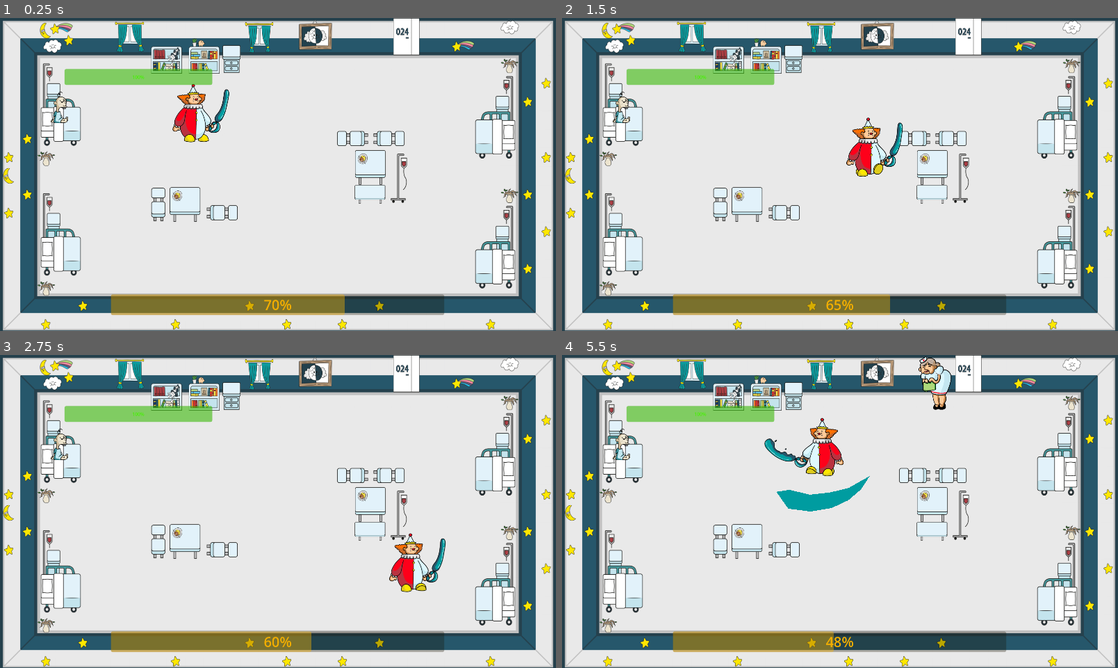
Above: before the commit, frames 1-4 (two rows, left to right).
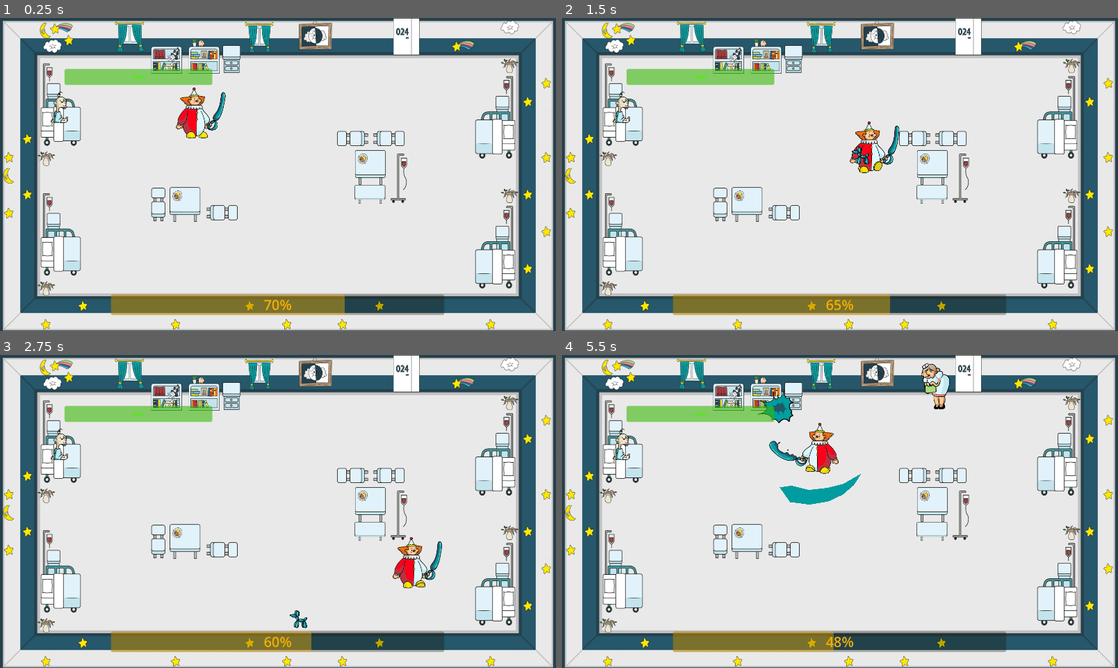
Above: after the commit, the same moments.

Repository: LorenzoFerri/GameJam2024
Game: Godot game, scene res://game.tscn
The game is run twice, just before and just after one commit, with the same random seed, the same clock (stepped at 60 frames per second) and the same inputs. This scene is started directly instead of the project's main scene.
Inputs (mouse positions are in pixels of both pictures, inside the frame that each line leads up to):
- Up to frame 1 (0.25 s): no input
- Up to frame 2 (1.5 s): tap Enter (next) at 0.5 s; move the mouse to (962, 158) at 0.52 s; hold D (move_right) 0.53-1.28 s; click (962, 158) at 0.6 s; tap Q (doggo, bound only after the commit) at 0.8, 1.35 s; move the mouse to (728, 190) at 1.27 s; hold S (move_down) from 1.28 s (still down)
- Up to frame 3 (2.75 s): click (166, 527) at 1.55 s; move the mouse to (333, 442) at 2.02 s; release S (move_down) at 2.03 s; hold D (move_right) from 2.03 s (still down); click (333, 442) at 2.1 s; tap Q (doggo, bound only after the commit) at 2.3 s
- Up to frame 4 (5.5 s): move the mouse to (812, 574) at 2.77 s; release D (move_right) at 2.78 s; hold W (move_up) 2.78-3.53 s; tap Shift (dash) at 2.85 s; click (812, 574) at 3.05 s; move the mouse to (1006, 558) at 3.52 s; hold A (move_left) 3.53-5.03 s; tap Enter (next) at 3.6 s; tap Q (doggo, bound only after the commit) at 3.8, 4.35, 5.3 s; move the mouse to (673, 464) at 4.27 s; click (673, 464) at 4.55 s; move the mouse to (867, 511) at 5.02 s; hold S (move_down) from 5.03 s (still down); click (867, 511) at 5.1 s

The runs differ from the first frame. In frame 1, 0.7% of the frame differs, in the area x 31-42%, y 21-40%; in frame 2, 0.8%; in frame 3, 0.8%; in frame 4, 2.2%, in the area x 35-70%, y 0-50%.

Commit message:
doggo

Diff:
--- a/components/AIComponent.gd
+++ b/components/AIComponent.gd
@@ -13,6 +13,8 @@
 @onready var sprite = get_parent().get_node("Sprite")
 @onready var hitbox: Area2D = get_parent().get_node("HitBox")
 @onready var hitbox_polygon = get_parent().get_node("HitboxPolygon")
+
+var saved_bisturi_destination = Vector2(0, 0)
 
 # Called when the node enters the scene tree for the first time.
 func _ready():
@@ -52,13 +54,14 @@
 		if sprite.get_frame() == 5:
 			hitbox_polygon.visible = true
 	else:
+		if sprite.get_frame() == 3:
+			saved_bisturi_destination = get_parent().target.global_position
 		if sprite.get_frame() == 5:
 			var bisturi = bisturi_scene.instantiate()
 			bisturi.attack_damage = attack_damage
 			bisturi.global_position = get_parent().global_position
-			bisturi.target = get_parent().target
-			#bisturi.rotation_degrees = atan(get_parent().target.global_position.y / get_parent().target.global_position.x)
-			print(bisturi.rotation)
+			bisturi.global_position.y -= 200
+			bisturi.destination = saved_bisturi_destination
 			get_parent().add_sibling(bisturi)
 
 func hit_body(body):
--- a/enemies/Bisturi.gd
+++ b/enemies/Bisturi.gd
@@ -2,12 +2,8 @@
 
 
 @export var movement_speed = 350.0
-var target: Node2D
 var destination: Vector2
 var attack_damage: float
-
-func _ready():
-	destination = target.global_position
 
 func _physics_process(delta):
 
--- a/enemies/Dottore.tscn
+++ b/enemies/Dottore.tscn
@@ -45,7 +45,7 @@
 }],
 "loop": true,
 "name": &"attack",
-"speed": 9.0
+"speed": 6.0
 }, {
 "frames": [{
 "duration": 1.0,
@@ -93,7 +93,7 @@
 height = 265.0
 
 [node name="Dottore" type="CharacterBody2D"]
-scale = Vector2(0.8, 0.8)
+scale = Vector2(0.7, 0.7)
 collision_layer = 2
 collision_mask = 2
 script = ExtResource("1_s8s06")
@@ -146,8 +146,8 @@
 }
 
 [node name="HurtBox" type="Area2D" parent="."]
-collision_layer = 3
-collision_mask = 3
+collision_layer = 7
+collision_mask = 7
 
 [node name="CollisionShape2D" type="CollisionShape2D" parent="HurtBox"]
 position = Vector2(15, -106.25)
--- a/enemies/Infermiera.tscn
+++ b/enemies/Infermiera.tscn
@@ -100,7 +100,7 @@
 height = 265.0
 
 [node name="Infermiera" type="CharacterBody2D"]
-scale = Vector2(0.8, 0.8)
+scale = Vector2(0.7, 0.7)
 collision_layer = 2
 collision_mask = 3
 script = ExtResource("1_rwjce")
@@ -150,8 +150,8 @@
 }
 
 [node name="HurtBox" type="Area2D" parent="."]
-collision_layer = 3
-collision_mask = 3
+collision_layer = 7
+collision_mask = 7
 
 [node name="CollisionShape2D" type="CollisionShape2D" parent="HurtBox"]
 position = Vector2(15, -106.25)
--- /dev/null
+++ b/features/doggo/doggo.gd
@@ -0,0 +1,61 @@
+extends CharacterBody2D
+
+
+@export var movement_speed = 350.0
+@export var attack_range = 500.0
+@export var duration_seconds = 1.5
+var direction: Vector2
+var attack_damage: float = 10.0
+var can_move: bool = true
+
+func _ready():
+	velocity = direction * movement_speed
+	if velocity.x > 0:
+		$Sprite2D.flip_h = false
+	else:
+		$Sprite2D.flip_h = true
+		global_position.x -= 256
+
+
+func _physics_process(delta):
+	duration_seconds -= delta
+
+	if duration_seconds <= 0:
+		can_move = false
+		$Sprite2D.play("explosion")
+
+	if not can_move:
+		return
+
+	$Sprite2D.play("walk")
+	velocity = direction * movement_speed
+
+	move_and_slide()
+
+
+func hit_area(area):
+	if area.get_name() == "HitBox":
+		return
+	var hpComp = area.get_parent().get_node_or_null("HealthComponent")
+	if hpComp != null:
+		hpComp.take_damage(attack_damage)
+		area.get_parent().get_parent().increase_frenzy(6)
+		queue_free()
+
+
+
+func _on_sprite_2d_frame_changed():
+	if $Sprite2D.animation == "explosion":
+		$Sprite2D.scale += Vector2(0.1, 0.1)
+		if $Sprite2D.frame == 3:
+			for area in $Area2D.get_overlapping_areas():
+				hit_area(area)
+			queue_free()
+
+
+func _on_detonate_area_area_entered(area):
+	if area.get_parent().get_name() == "Player":
+		return
+	if area.get_name() == "HitBox":
+		return
+	duration_seconds = 0
--- /dev/null
+++ b/features/doggo/doggo.tscn
@@ -0,0 +1,82 @@
+[gd_scene load_steps=11 format=3 uid="uid://cpl3ba7xq5684"]
+
+[ext_resource type="Script" path="res://features/doggo/doggo.gd" id="1_e4uw5"]
+[ext_resource type="Texture2D" uid="uid://dgifq1u0ilqfn" path="res://assets/Cane fatto bene.png" id="1_i5lym"]
+[ext_resource type="Texture2D" uid="uid://dudmlrjrt0sef" path="res://assets/exploggo/IMG_1555.png" id="2_ead24"]
+[ext_resource type="Texture2D" uid="uid://xce85st013vu" path="res://assets/Cane fatto bene - Copy.png" id="2_k7jh0"]
+[ext_resource type="Texture2D" uid="uid://3uwp2kl23s4j" path="res://assets/exploggo/IMG_1556.png" id="3_qh18b"]
+[ext_resource type="Texture2D" uid="uid://b3js4321gn42a" path="res://assets/exploggo/IMG_1557.png" id="4_2sij1"]
+
+[sub_resource type="SpriteFrames" id="SpriteFrames_fba83"]
+animations = [{
+"frames": [{
+"duration": 1.0,
+"texture": ExtResource("2_ead24")
+}, {
+"duration": 1.0,
+"texture": ExtResource("3_qh18b")
+}, {
+"duration": 1.0,
+"texture": ExtResource("4_2sij1")
+}, {
+"duration": 1.0,
+"texture": ExtResource("4_2sij1")
+}],
+"loop": true,
+"name": &"explosion",
+"speed": 12.0
+}, {
+"frames": [{
+"duration": 1.0,
+"texture": ExtResource("1_i5lym")
+}, {
+"duration": 1.0,
+"texture": ExtResource("2_k7jh0")
+}],
+"loop": true,
+"name": &"walk",
+"speed": 5.0
+}]
+
+[sub_resource type="CircleShape2D" id="CircleShape2D_puqva"]
+radius = 239.209
+
+[sub_resource type="CircleShape2D" id="CircleShape2D_tvl4x"]
+radius = 45.0444
+
+[sub_resource type="CircleShape2D" id="CircleShape2D_xhofy"]
+radius = 74.027
+
+[node name="Doggo" type="CharacterBody2D"]
+scale = Vector2(0.5, 0.5)
+script = ExtResource("1_e4uw5")
+
+[node name="Sprite2D" type="AnimatedSprite2D" parent="."]
+position = Vector2(213, -259)
+sprite_frames = SubResource("SpriteFrames_fba83")
+animation = &"explosion"
+
+[node name="Area2D" type="Area2D" parent="."]
+
+[node name="CollisionShape2D" type="CollisionShape2D" parent="Area2D"]
+visible = false
+position = Vector2(9, -68)
+shape = SubResource("CircleShape2D_puqva")
+
+[node name="CollisionShape2D" type="CollisionShape2D" parent="."]
+visible = false
+position = Vector2(-1, -44)
+shape = SubResource("CircleShape2D_tvl4x")
+disabled = true
+
+[node name="DetonateArea" type="Area2D" parent="."]
+collision_layer = 4
+collision_mask = 4
+
+[node name="CollisionShape2D" type="CollisionShape2D" parent="DetonateArea"]
+position = Vector2(12, -62)
+shape = SubResource("CircleShape2D_xhofy")
+
+[connection signal="animation_looped" from="Sprite2D" to="." method="_on_sprite_2d_animation_looped"]
+[connection signal="frame_changed" from="Sprite2D" to="." method="_on_sprite_2d_frame_changed"]
+[connection signal="area_entered" from="DetonateArea" to="." method="_on_detonate_area_area_entered"]
--- a/features/player/Player.gd
+++ b/features/player/Player.gd
@@ -1,5 +1,6 @@
 extends CharacterBody2D
 
+var doggo_scene = preload("res://features/doggo/doggo.tscn")
 
 @export var speed = 600.0
 @export var damping = 0.6
@@ -17,6 +18,9 @@
 @onready var frenzy_particles := $FrenzyParticles
 var direction = Vector2.ZERO
 var last_direction: Vector2 = Vector2.RIGHT
+
+@export var doggo_cooldown := 1.0
+var doggo_cd_timer = 0
 
 func _physics_process(delta):
 	if animated_sprite.animation != "attack":
@@ -57,11 +61,16 @@
 		dash_particle.emitting = false
 		set_collision_mask_value(2, true)
 
+	if doggo_cd_timer > 0:
+		doggo_cd_timer -= delta
+
 	if Input.is_action_just_pressed("dash"):
 		dash()
 
 	if Input.is_action_just_pressed("attack") and animated_sprite.animation != "attack":
 		attack()
+	if Input.is_action_just_pressed("doggo") and animated_sprite.animation != "attack":
+		launch_doggo()
 	move_and_slide()
 
 
@@ -127,3 +136,19 @@
 
 func _on_health_component_took_damage(old_value, new_value):
 	animation_player.play("took_damage")
+
+func launch_doggo():
+	if doggo_cd_timer > 0:
+		return
+	doggo_cd_timer = doggo_cooldown
+	var doggo = doggo_scene.instantiate()
+	doggo.global_position = global_position
+	doggo.global_position.y += 100
+
+	var direction_x = Input.get_action_strength("move_right") - Input.get_action_strength("move_left")
+	var direction_y = Input.get_action_strength("move_down") - Input.get_action_strength("move_up")
+	doggo.direction = Vector2(direction_x, direction_y).normalized()
+	if doggo.direction.length() == 0:
+		doggo.direction = last_direction.normalized()
+
+	add_sibling(doggo)
--- a/features/player/Player.tscn
+++ b/features/player/Player.tscn
@@ -164,7 +164,7 @@
 [node name="Player" type="CharacterBody2D"]
 light_mask = 2
 visibility_layer = 3
-scale = Vector2(0.8, 0.8)
+scale = Vector2(0.7, 0.7)
 collision_layer = 2
 collision_mask = 3
 motion_mode = 1
@@ -208,8 +208,6 @@
 sprite_frames = SubResource("SpriteFrames_8yisj")
 animation = &"attack"
 autoplay = "idle"
-frame = 6
-frame_progress = 1.0
 
 [node name="AnimationPlayer" type="AnimationPlayer" parent="."]
 libraries = {
--- a/project.godot
+++ b/project.godot
@@ -78,3 +78,9 @@
 , Object(InputEventJoypadButton,"resource_local_to_scene":false,"resource_name":"","device":0,"button_index":0,"pressure":0.0,"pressed":false,"script":null)
 ]
 }
+doggo={
+"deadzone": 0.5,
+"events": [Object(InputEventKey,"resource_local_to_scene":false,"resource_name":"","device":-1,"window_id":0,"alt_pressed":false,"shift_pressed":false,"ctrl_pressed":false,"meta_pressed":false,"pressed":false,"keycode":0,"physical_keycode":81,"key_label":0,"unicode":113,"echo":false,"script":null)
+, Object(InputEventJoypadButton,"resource_local_to_scene":false,"resource_name":"","device":-1,"button_index":2,"pressure":0.0,"pressed":true,"script":null)
+]
+}
Binary file added: assets/Cane fatto bene - Copy.png
Not shown, added: assets/Cane fatto bene - Copy.png.import
Binary file added: assets/Cane fatto bene.png
Not shown, added: assets/Cane fatto bene.png.import
Binary file added: assets/Player/doggo/IMG_1538.png
Not shown, added: assets/Player/doggo/IMG_1538.png.import
Binary file added: assets/Player/doggo/IMG_1539.png
Not shown, added: assets/Player/doggo/IMG_1539.png.import
Binary file added: assets/Player/doggo/IMG_1540.png
Not shown, added: assets/Player/doggo/IMG_1540.png.import
Binary file added: assets/Player/doggo/IMG_1541.png
Not shown, added: assets/Player/doggo/IMG_1541.png.import
(and 24 more such lines)
